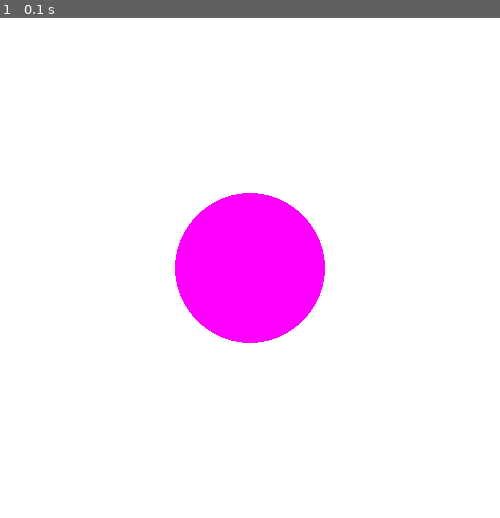
Above: before the commit, frame 1.
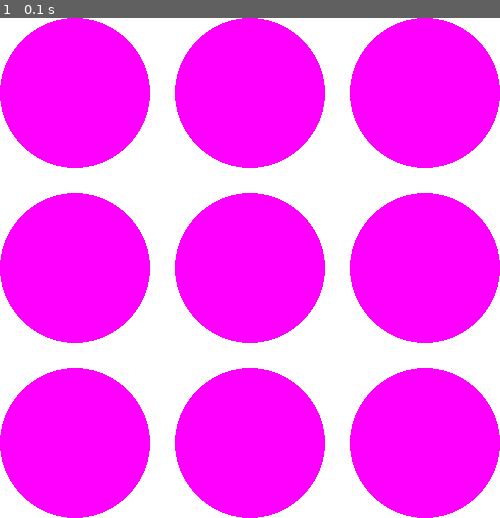
Above: after the commit, the same moment.

Repository: taymitsu/PYGAME-TUTORIAL
Game: pygame game, started from game.py
Two runs of this game, one before a commit and one after it. Both use one fixed random seed, a clock stepped at 60 frames per second and the inputs below.
Inputs:
- Up to frame 1 (0.1 s): no input

The runs differ from the first frame. In frame 1, 56% of the frame differs, in the area x 0-100%, y 0-100%.

Commit message:
first example

Diff:
--- a/game.py
+++ b/game.py
@@ -10,27 +10,31 @@
 # Creat the game loop
 running = True
 while running:
-	# Looks at events
+	#Looks at events
 	for event in pygame.event.get():
 		if event.type == pygame.QUIT:
 			running = False
+	#Clear the screen
+	screen.fill((255, 255, 255))
+    #Draw circle
+	for i in range(0, 9):
+		color = (255, 0, 255)
+		x = ((i % 3) * 175) + 75
+		y = (int(i / 3) * 175) + 75
+		position = (x, y)
+		#Update screen display
+		pygame.draw.circle(screen, color, position, 75)
+	pygame.display.flip()
+
 
 	# Clear the screen
-	screen.fill((255, 255, 255))
+	#screen.fill((255, 255, 255))
 	# Draw a circle
-	color = (255, 0, 255)
-	position = (250, 250)
-	pygame.draw.circle(screen, color, position, 75)
+	#color = (255, 0, 255)
+	#position = (250, 250)
+	#pygame.draw.circle(screen, color, position, 75)
 	# Update the display screen
-	pygame.display.flip()
-
-# Clear the screen
-screen.fill((255, 255, 255))
-
-# Your drawing here
-
-# Update the display
-pygame.display.flip()
+	#pygame.display.flip()
 
 #(255, 0, 0) - RED has no Green or Blue
 #(0, 255, 0) - GREEN has no Red or Blue
@@ -44,3 +48,7 @@
 #(250, 141, 7) - A nice shade of orange.
 #(25, 184, 22) - A nice shade of green.
 #(20, 121, 199) - A nice shade of green.
+#position = (250, 250) - Puts the circle in the center.
+#position = (0, 250) - Places the circle at the left edge. Since the pygame.draw.circle() method draws from the center the circle is half off the screen and its center is at the left edge.
+#position = (0, 0) - Place the center of the circle at the top left corner. left edge.
+#position = (400, 300) - Place the circle near the lower right.
